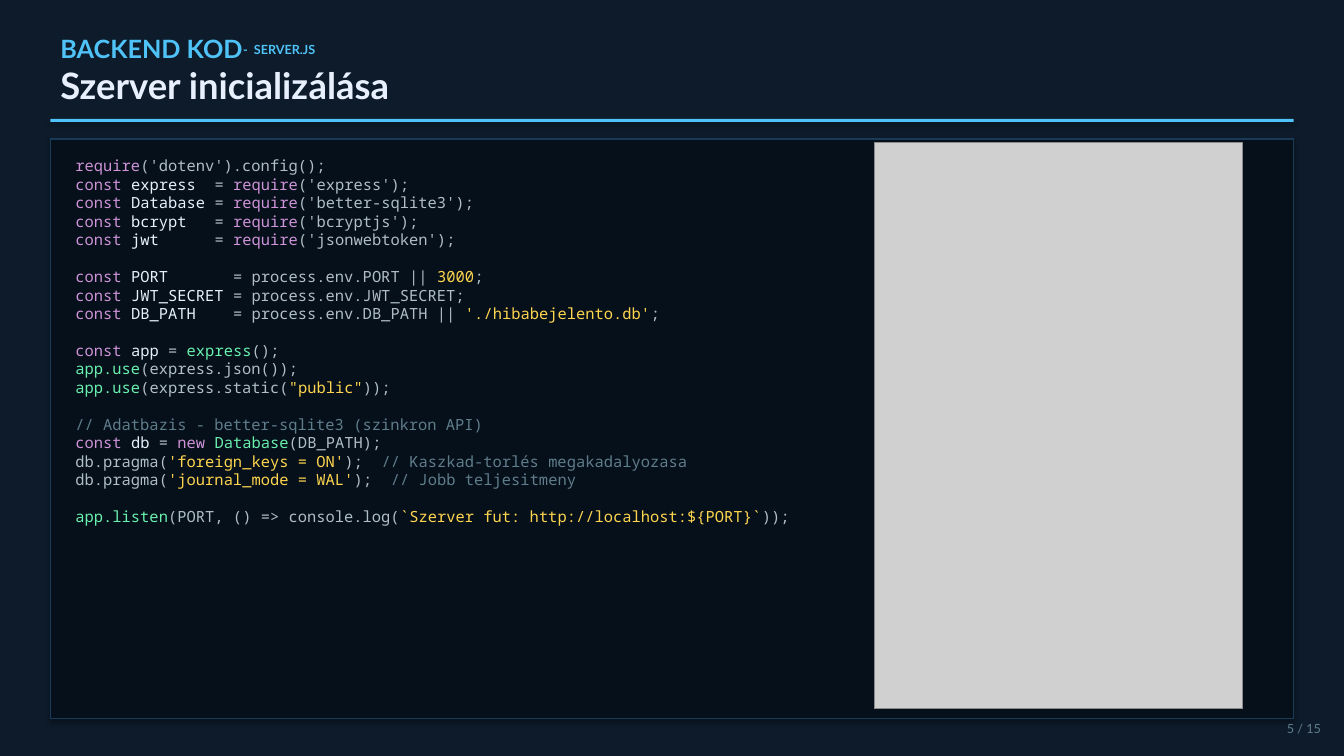
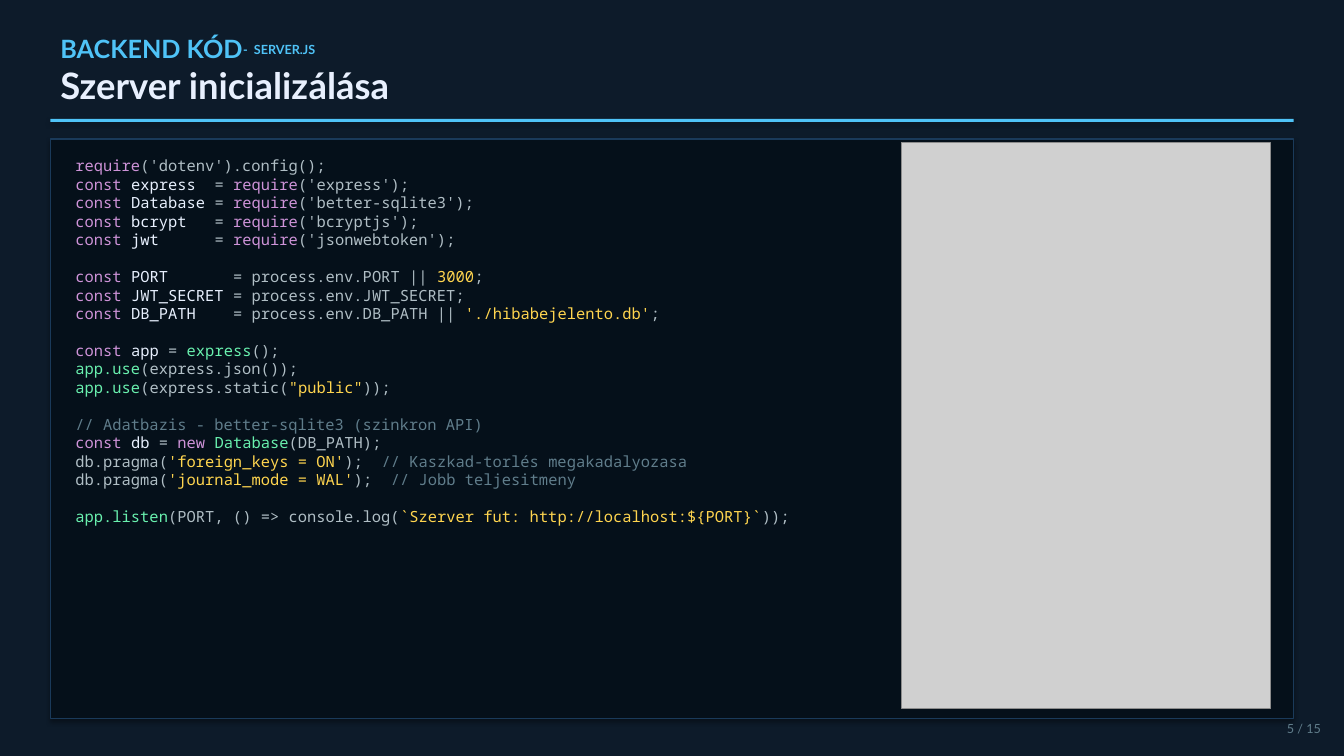
Before and after one commit to GyulaBarnabas/Projektmunka-Hibabejelento, a slide deck: slide 7 of eloadas/Hibabejelento_Prezentacio.pptx (slide 5 before the commit). Drawn at 1344x756 pixels with LibreOffice and Linux fonts; fonts in the diff are those of the drawing; grey boxes stand for pictures. Boxes give left, top, right and bottom in pixels: in the first picture for what was removed or moved away, otherwise in the second. Text is boxed around its words. In the diff, an @@ line names an element or a change of style, - is before the commit and + after.

```diff
--- a/eloadas/Hibabejelento_Prezentacio.pptx
+++ b/eloadas/Hibabejelento_Prezentacio.pptx
@@ text at <box>60,36,243,58</box>: text changed @@
-BACKEND KOD
+BACKEND KÓD
@@ picture: place and size @@
-picture at <box>874,143,1242,709</box>
+picture at <box>902,143,1270,709</box>
```
Also in this commit, not shown: 11 other slides changed, 10 other files.
